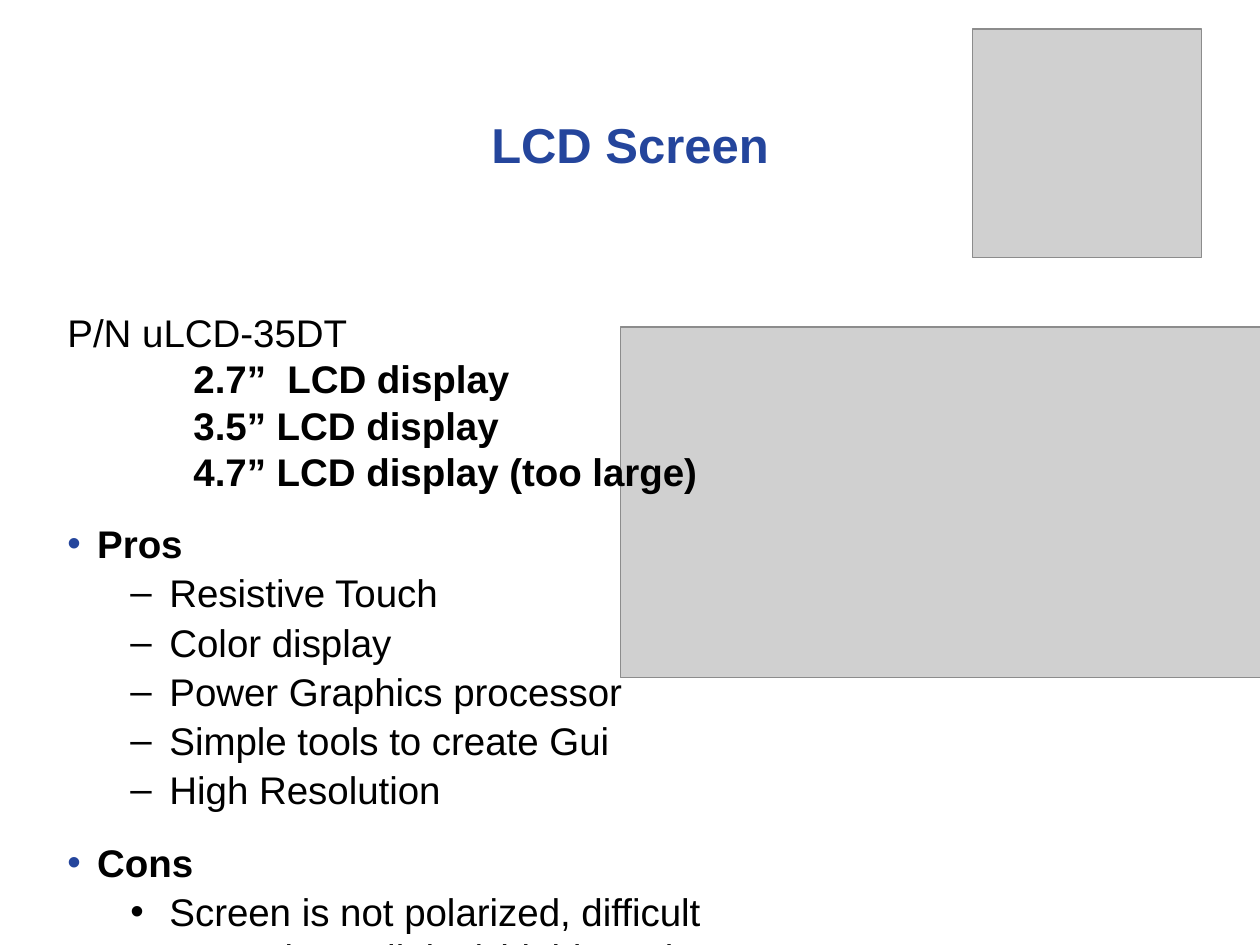
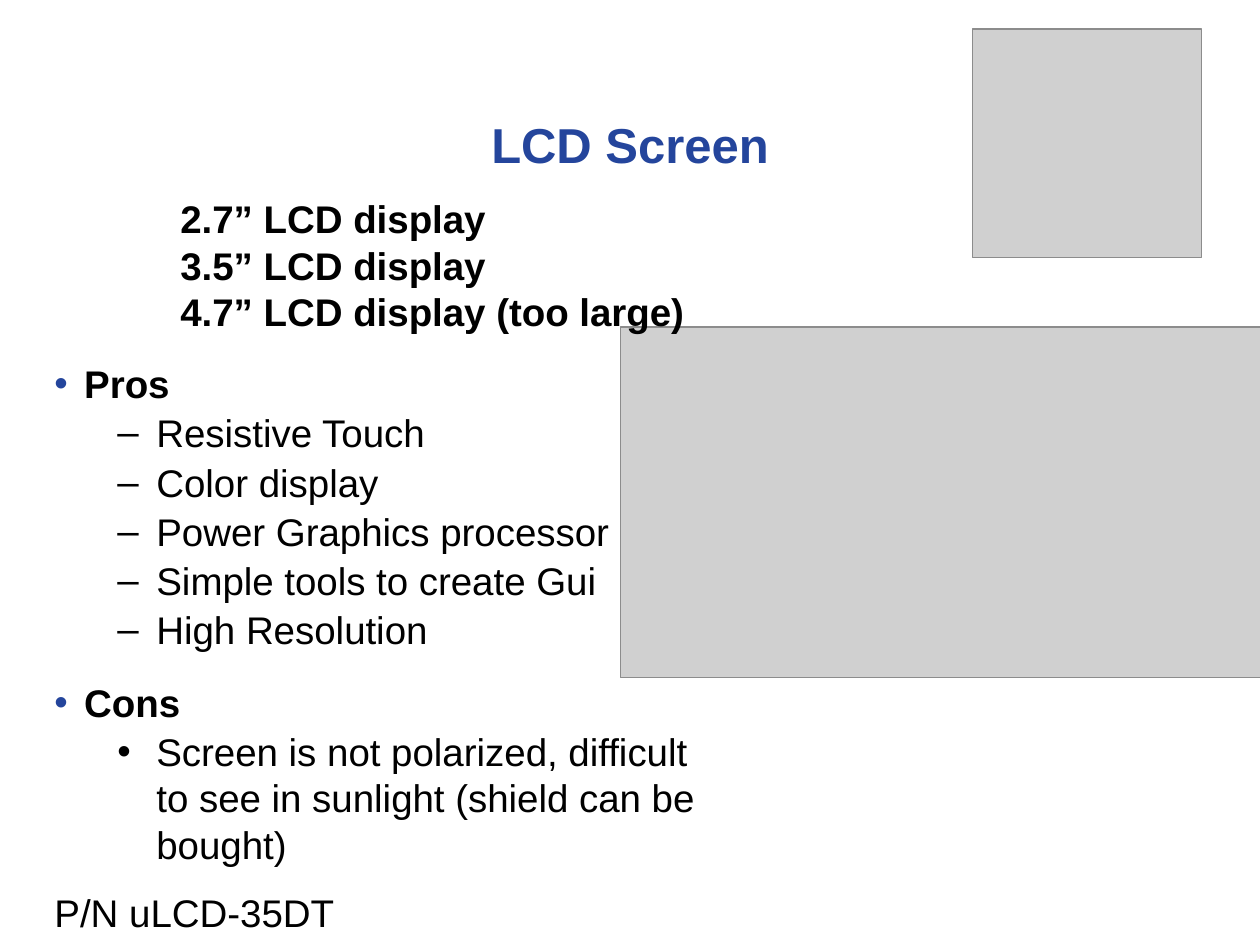
Before and after one commit to noahterickson/DigitalDash, a slide deck: slide 10 of Proposal/Project Proposal.ppt (slide 7 before the commit). Drawn at 1260x945 pixels with LibreOffice and Linux fonts; fonts in the diff are those of the drawing; grey boxes stand for pictures; background and template pictures are left out. Boxes give left, top, right and bottom in pixels: in the first picture for what was removed or moved away, otherwise in the second. Text is boxed around its words. In the diff, an @@ line names an element or a change of style, - is before the commit and + after.

```diff
--- a/Proposal/Project Proposal.ppt
+++ b/Proposal/Project Proposal.ppt
@@ text "2.7” LCD display 3.5” LCD ..." moved from (x1=67, y1=319, x2=700, y2=934) to (x1=54, y1=205, x2=695, y2=928) @@
@@ text at (x1=67, y1=319, x2=347, y2=348): paragraph removed @@
-P/N uLCD-35DT
@@ text at (x1=54, y1=899, x2=334, y2=928): paragraph added @@
+P/N uLCD-35DT
```
Also in this commit, not shown: 1 other slide changed, 3 slides added, 5 other files.
